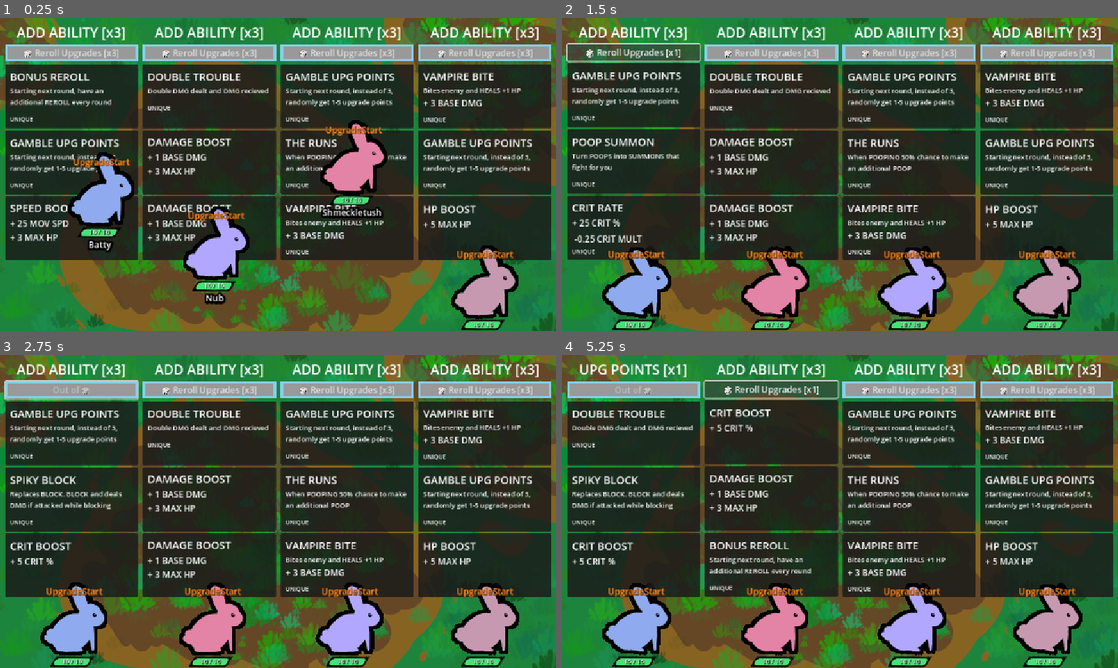
Above: before the commit, frames 1-4 (two rows, left to right).
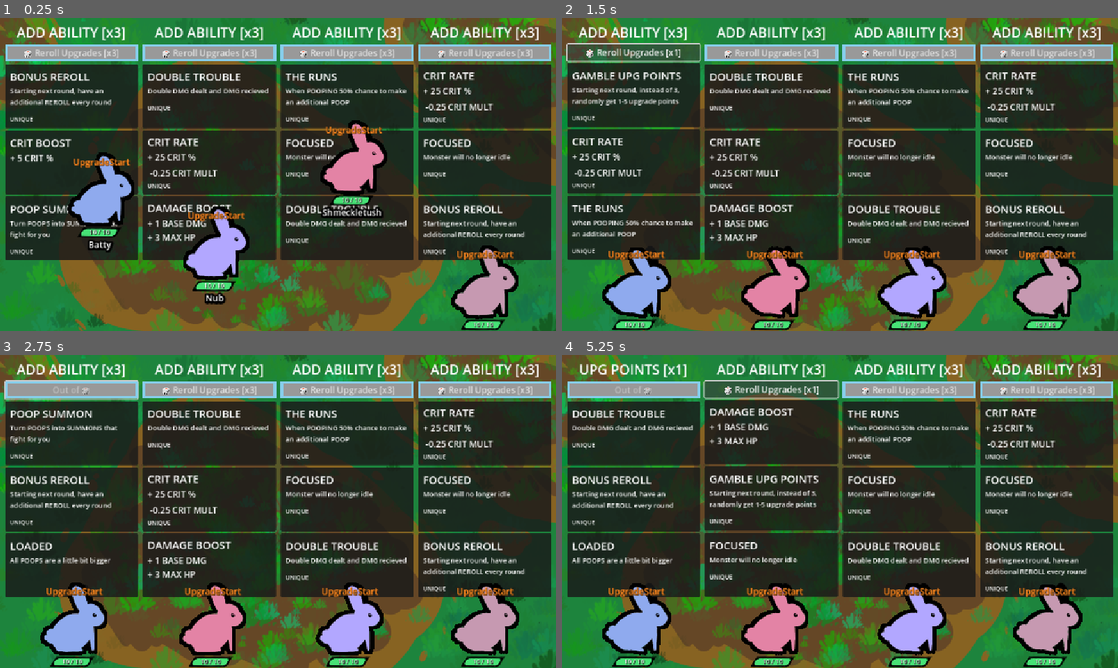
Above: after the commit, the same moments.

Repository: Galitie/tm2
Game: Godot game, scene res://test_scene.tscn
The game is run twice, just before and just after one commit, with the same random seed, the same clock (stepped at 60 frames per second) and the same inputs.
Inputs (mouse positions are in pixels of both pictures, inside the frame that each line leads up to):
- Up to frame 1 (0.25 s): no input
- Up to frame 2 (1.5 s): click "🎲 Reroll Upgrades [x3]" at 0.5 s; click "🎲 Reroll Upgrades [x2]" at 1.25 s
- Up to frame 3 (2.75 s): click "🎲 Reroll Upgrades [x1]" at 2 s
- Up to frame 4 (5.25 s): click (634, 433) at 2.77 s; click (634, 433) at 3.52 s; click "🎲 Reroll Upgrades [x3]" at 4.25 s; click "🎲 Reroll Upgrades [x2]" at 5 s

The runs differ from the first frame. In frame 1, 6.4% of the frame differs, in the area x 1-96%, y 17-77%; in frame 2, 6.9%; in frame 3, 7.2%; in frame 4, 8.0%, in the area x 1-96%, y 17-99%.

Commit message:
Added ability to make poops bigger

Diff:
--- /dev/null
+++ b/Cards/Resources/bigger_poops.tres
@@ -0,0 +1,23 @@
+[gd_resource type="Resource" script_class="CardResourceScript" load_steps=3 format=3 uid="uid://d1mv22yolom78"]
+
+[ext_resource type="Script" uid="uid://cbkjotjeilkcj" path="res://Cards/Accessories/accessories_info.gd" id="1_xrmhj"]
+[ext_resource type="Script" uid="uid://bfco2om6esxdu" path="res://Cards/card_info.gd" id="2_gc576"]
+
+[resource]
+script = ExtResource("2_gc576")
+card_name = "LOADED"
+description = "All POOPS are a little bit bigger"
+Type = "passive"
+state_id = "larger_poops"
+unique = false
+remove_specific_states = Array[int]([])
+attribute_1 = 0
+attribute_label_1 = ""
+attribute_amount_1 = 0
+attribute_2 = 0
+attribute_label_2 = ""
+attribute_amount_2 = 0
+attribute_3 = 0
+attribute_label_3 = ""
+attribute_amount_3 = 0.0
+accessories = Array[ExtResource("1_xrmhj")]([])
--- a/UI/player_upgrade_panel.gd
+++ b/UI/player_upgrade_panel.gd
@@ -8,7 +8,7 @@
 @onready var upgrade_title = $VBoxContainer/UpgradeTitle/Label
 
 var player : Player
-var resource_array: Array[Resource] = [load("uid://2dwrrigu8sux"), load("uid://b1yf5pmgknok …(347 unchanged characters)…
+var resource_array: Array[Resource] = [load("uid://d1mv22yolom78"), load("uid://2dwrrigu8sux"), load("uid://b1yf5pmgknok …(347 unchanged characters)…
 @onready var button_array: Array[Node] = [reroll_button, $VBoxContainer/UpgradeCard1, $VBoxContainer/UpgradeCard2, $VBoxContainer/UpgradeCard3]
 var current_user_position_in_button_array : int = 0
 var new_stylebox_normal = StyleBoxFlat.new()
--- a/main.gd
+++ b/main.gd
@@ -200,6 +200,8 @@
 			"dbl_dmg":
 				player.monster.damage_dealt_mult = 2.0
 				player.monster.damage_received_mult = 2.0
+			"larger_poops":
+				player.larger_poops = true
 			_:
 				player.monster.state_machine.state_choices[card_resource.Type].append(card_resource.state_id)
 	if card_resource.remove_specific_states.size():
@@ -288,6 +290,8 @@
 	poop.global_position = monster.poop_checker.global_position
 	if monster.player.poop_summons:
 		poop.is_a_summon = true
+	if monster.player.larger_poops:
+		poop.scale += Vector2(.25, .25)
 	add_child(poop)
 	poop.add_to_group("CleanUp")
 
@@ -297,6 +301,8 @@
 	bomb.z_index = 1
 	bomb.monster = monster
 	bomb.global_position = monster.poop_checker.global_position
+	if monster.player.larger_poops:
+		bomb.scale += Vector2(.25, .25)
 	add_child(bomb)
 
 
--- a/player.gd
+++ b/player.gd
@@ -14,3 +14,4 @@
 
 var poop_summons : bool = false
 var more_poops :bool = false
+var larger_poops:bool = false
